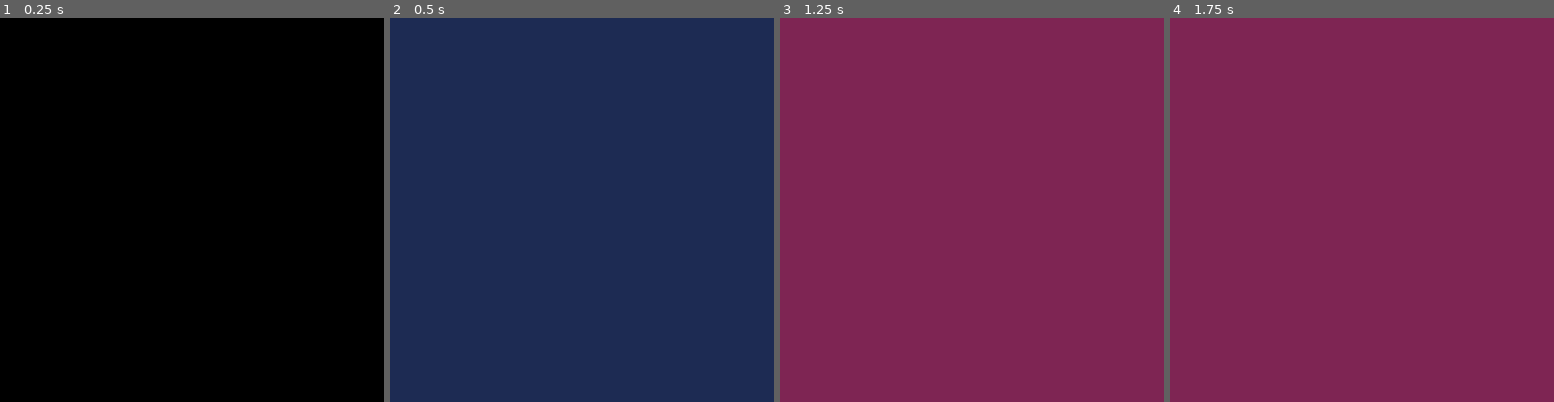
Above: before the commit, frames 1-4 (left to right).
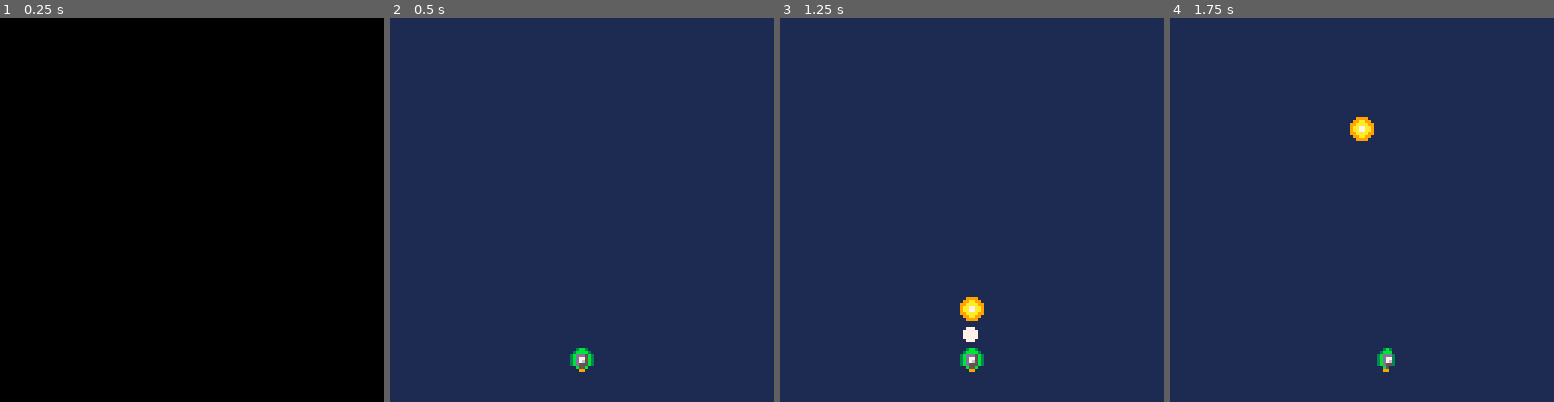
Above: after the commit, the same moments.

Repository: eSuardOdin/my_pico-8_games
Game: PICO-8 cartridge shmup/smgu.p8
Two runs of this game, one before a commit and one after it. Both use one fixed random seed, a clock stepped at 60 frames per second and the inputs below.
Inputs:
- Up to frame 1 (0.25 s): no input
- Up to frame 2 (0.5 s): tap X (X key) at 0.33 s
- Up to frame 3 (1.25 s): tap X (X key) at 1.07 s
- Up to frame 4 (1.75 s): hold Right from 1.6 s (still down)

Frame 1 is identical in both runs. In frame 2, 0.3% of the frame differs, in the area x 46-54%, y 85-93%; in frame 3, 100%, in the area x 0-100%, y 0-100%; in frame 4, 100%.

Commit message:
added basic move

Diff:
--- a/shmup/smgu.p8
+++ b/shmup/smgu.p8
@@ -41,14 +41,110 @@
 	end
 end
 
-
+--update game--
 function upd_game()
-	if btnp(❎)then
+	upd_player()
+
+	--[[if btnp(❎)then
 		_upd=upd_over
 		_drw=drw_over
-	end
-end
-
+	end--]]
+end
+
+--update player state and actions--
+function upd_player()
+
+	--if player dead
+	if p_pv==0 then
+		_upd=upd_over
+	end
+
+	--handle invicibility
+	if(p_inv>0)then
+  p_inv-=1
+ end
+
+ --reset sprite and speed
+ p_sprite=2
+ p_sx=0
+ p_sy=0
+
+ --handle move
+ if(btn(⬅️))then
+		p_sx-=2
+		p_sprite=1
+	end
+	if(btn(➡️))then
+		p_sx+=2
+		p_sprite=3
+	end
+	if(btn(⬆️))then
+		p_sy-=2
+	end
+	if(btn(⬇️))then
+		p_sy+=2
+	end
+
+	--change pos
+	p_x+=p_sx
+	p_y+=p_sy
+
+	--lock screen
+	if(p_x<0)p_x=0
+	if(p_x>120)p_x=120
+	if(p_y<0)p_y=0
+	if(p_y>120)p_y=120
+
+	--reload
+	if(p_load<wpn.rate)then
+		p_load+=1
+	end
+
+	--firing logic
+	if(btnp(❎)and
+	p_load==wpn.rate) then
+		blt={
+			x=p_x,
+			y=p_y+3,
+			hbox={
+			x1=1,
+			x2=7,
+			y1=1,
+			y2=7
+			}
+		}
+		sfx(0)
+		add(p_blt,blt)
+		p_flash=6
+		p_load=0
+	end
+
+	--move bullets
+	if(#p_blt!=0) then
+		for b in all(p_blt)do
+			b.y-=wpn.spd
+		end
+	end
+
+	--remove offscreen bullets
+	if#p_blt!=0then
+		for b in all(p_blt)do
+			if(b.y<-8)then
+				del(p_blt,b)
+			end
+		end
+	end
+
+	--handle touching bullets
+end
+…(7 lines of a section not shown)…
+--update game over--
 function upd_over()
 		if btnp(❎)then
 		_upd=upd_menu
@@ -58,6 +154,7 @@
 -->8
 --draw functions
 
+--drawn main menu--
 function drw_menu()
 	cls(0)
 	cprint("shoot my game up",
@@ -68,11 +165,32 @@
 	end
 end
 
+--draw game--
 function drw_game()
 	cls(1)
-
-end
-
+	drw_player()
+end
+
+function drw_player()
+	--show player
+	if not(p_inv>0and p_inv%3==0)then
+		spr(p_sprite,p_x,p_y)
+	end
+	--show flash
+	if p_flash>0 then
+		circfill(p_x+3,p_y-5,p_flash,7)
+		p_flash-=1
+	end
+	--show bullets
+	if#p_blt!=0then
+		for b in all(p_blt)do
+			spr(16, b.x, b.y)
+		end
+	end
+end
+
+
+--draw gameover--
 function drw_over()
 	cls(2)
 
@@ -108,8 +226,17 @@
 	p_flash=0
 	p_score=0
 
+--weapon--
+	wpn={
+		rate=20,
+		spd=4,
+		dmg=1,
+		sp=16,
+		}
 
 --enemy variables--
+	e_table={}
+	e_blt={}
 end
 -->8
 --helper functions
@@ -119,13 +246,13 @@
 end
 __gfx__
 00000000003b3000003bb3000003b300000000000000000000000000000000000000000000000000000000000000000000000000000000000000000000000000
-0000000000bbb30003bbbb30003bbb000aa009900550055005500550000000000000000000000000000000000000000000000000000000000000000000000000
-0070070003dddb303bddd5b303bddd30a99999995005500550055005000000000000000000000000000000000000000000000000000000000000000000000000
-000770000377db303bd775b303bd7730a99999995000000550000005000000000000000000000000000000000000000000000000000000000000000000000000
-000770000376db303bd765b303bd7630a99999995000000550000005000000000000000000000000000000000000000000000000000000000000000000000000
-007007000355db303bd555b303bd55300a9999900500005005000050000000000000000000000000000000000000000000000000000000000000000000000000
-000000000005b00000b55b00000b500000a999000050050000500500000000000000000000000000000000000000000000000000000000000000000000000000
-00000000000990000009900000099000000990000005500000055000000000000000000000000000000000000000000000000000000000000000000000000000
+0000000000bbb30003bbbb30003bbb000aa009900550055000000000000000000000000000000000000000000000000000000000000000000000000000000000
+0070070003dddb303bddd5b303bddd30a99999995005500500000000000000000000000000000000000000000000000000000000000000000000000000000000
+000770000377db303bd775b303bd7730a99999995000000500000000000000000000000000000000000000000000000000000000000000000000000000000000
+000770000376db303bd765b303bd7630a99999995000000500000000000000000000000000000000000000000000000000000000000000000000000000000000
+007007000355db303bd555b303bd55300a9999900500005000000000000000000000000000000000000000000000000000000000000000000000000000000000
+000000000005b00000b55b00000b500000a999000050050000000000000000000000000000000000000000000000000000000000000000000000000000000000
+00000000000990000009900000099000000990000005500000000000000000000000000000000000000000000000000000000000000000000000000000000000
 00999900000000000000000000000000000000000000000000000000000000000000000000000000000000000000000000000000000000000000000000000000
 099aa990000220000000000000000000000000000000000000000000000000000000000000000000000000000000000000000000000000000000000000000000
 99aaaa99002332000000000000000000000000000000000000000000000000000000000000000000000000000000000000000000000000000000000000000000
@@ -135,10 +262,12 @@
 099aa990000220000000000000000000000000000000000000000000000000000000000000000000000000000000000000000000000000000000000000000000
 00999900000000000000000000000000000000000000000000000000000000000000000000000000000000000000000000000000000000000000000000000000
 00000000000000000000000000000000000000000000000000000000000000000000000000000000000000000000000000000000000000000000000000000000
-000000000000000000077000007aa70000a99a000090090000900900000000000000000000000000000000000000000000000000000000000000000000000000
-0000000000777000007aa70007a99a700a9009a00900009009000090000000000000000000000000000000000000000000000000000000000000000000000000
+000000000000000000077000007aa70000a99a000090090000000000000000000000000000000000000000000000000000000000000000000000000000000000
+0000000000777000007aa70007a99a700a9009a00900009000000000000000000000000000000000000000000000000000000000000000000000000000000000
 00077000007aa70007a99a700a9009a0090000900000000000000000000000000000000000000000000000000000000000000000000000000000000000000000
-0000000000077700007aa70007a99a700a9009a00900009009000090000000000000000000000000000000000000000000000000000000000000000000000000
-000000000000000000077000007aa70000a99a000090090000900900000000000000000000000000000000000000000000000000000000000000000000000000
+0000000000077700007aa70007a99a700a9009a00900009000000000000000000000000000000000000000000000000000000000000000000000000000000000
+000000000000000000077000007aa70000a99a000090090000000000000000000000000000000000000000000000000000000000000000000000000000000000
 __map__
 0000000000000000000000010000000000000000000000000000000000000000000000000000000000000000000000000000000000000000000000000000000000000000000000000000000000000000000000000000000000000000000000000000000000000000000000000000000000000000000000000000000000000000
+
+
Not shown, changed: the sound effects (__sfx__) section of shmup/smgu.p8
